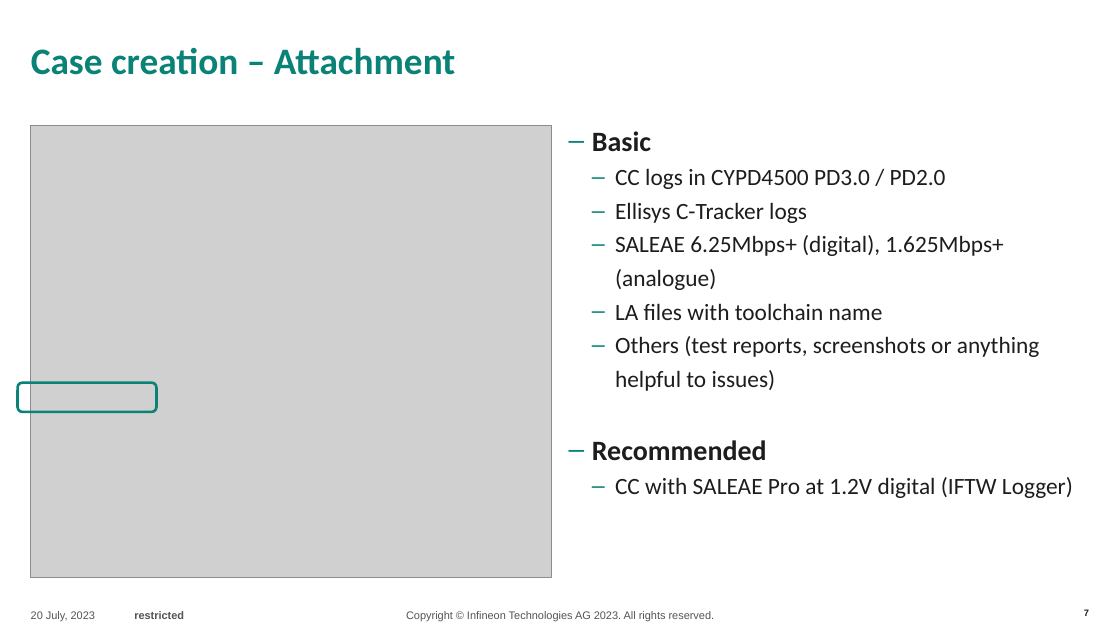
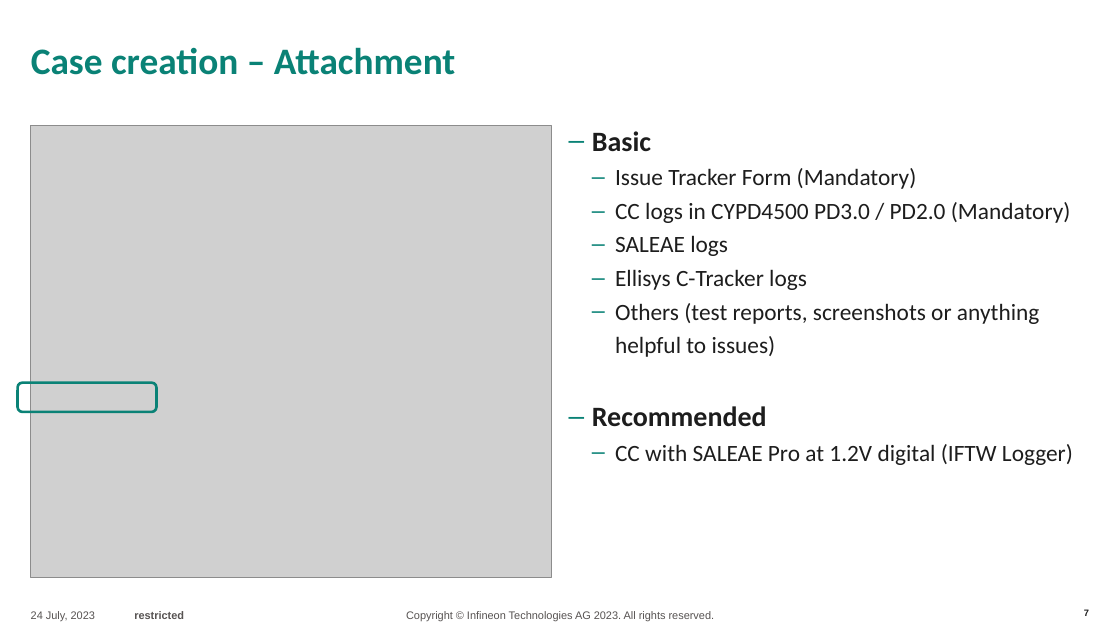
Before and after one commit to IFTWTraven/py_automation_saleae, a slide deck: slide 7 of docs/IFX MSD cases.pptx. Drawn at 1120x630 pixels with LibreOffice and Linux fonts; fonts in the diff are those of the drawing; grey boxes stand for pictures; background and template pictures are left out. Boxes give left, top, right and bottom in pixels: in the first picture for what was removed or moved away, otherwise in the second. Text is boxed around its words. In the diff, an @@ line names an element or a change of style, - is before the commit and + after.

```diff
--- a/docs/IFX MSD cases.pptx
+++ b/docs/IFX MSD cases.pptx
@@ text at [615,168,1071,256]: text changed @@
-  ‒ CC logs in CYPD4500 PD3.0 / PD2.0
+  ‒ Issue Tracker Form (Mandatory)
+  ‒ CC logs in CYPD4500 PD3.0 / PD2.0 (Mandatory)
+  ‒ SALEAE logs
@@ text at [615,235,1003,320]: paragraphs removed @@
-  ‒ SALEAE 6.25Mbps+ (digital), 1.625Mbps+ (analogue)
-  ‒ LA files with toolchain name
@@ text at [31,611,184,621]: text changed @@
-20 July, 2023 restricted
+24 July, 2023 restricted
```
Also in this commit, not shown: 17 other slides changed, 2 slides added, 1 slide removed, 14 other files.
